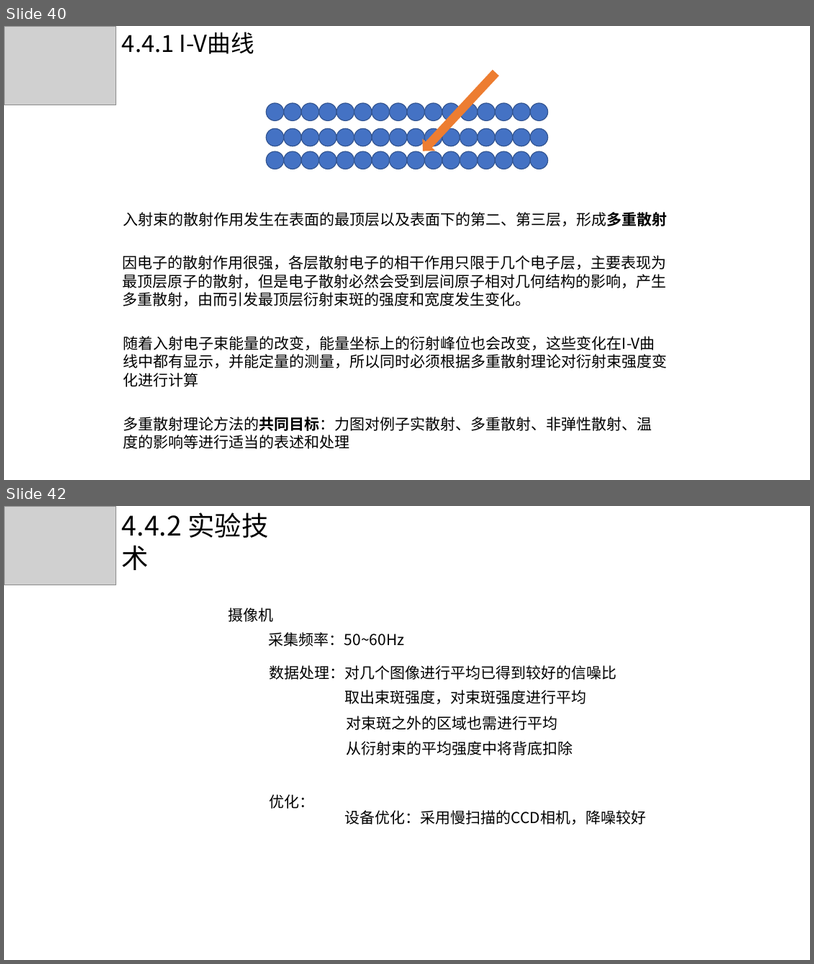
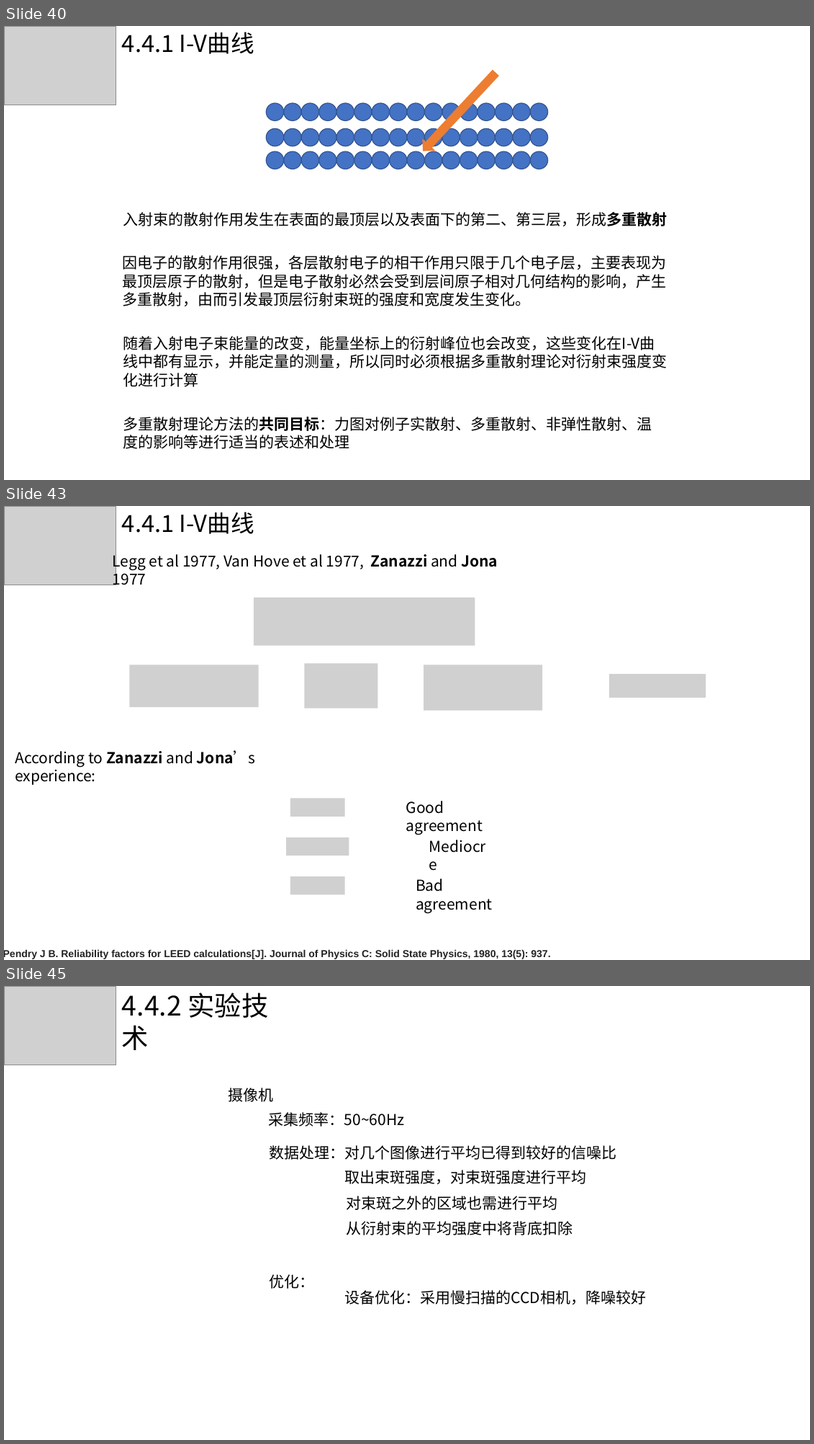
Before and after one commit to DreamBoatOve/gitTest, a slide deck: Lessons/材料的表面与界面/group_presentation/slices/第四小组_0529_16.pptx. Shown one above the other, each under a label of ours: slides 40 and 42 before the commit, slides 40, 43 and 45 after it; the slides between them are not shown. The pictures are 814x964 and 814x1444 pixels, drawn with LibreOffice and Linux fonts; fonts in the diff are those of the drawing; grey boxes stand for pictures. Boxes give left, top, right and bottom in pixels: in the first picture for what was removed or moved away, otherwise in the second. Text is boxed around its words. In the diff, an @@ line names an element or a change of style, - is before the commit and + after.

```diff
--- a/Lessons/材料的表面与界面/group_presentation/slices/第四小组_0529_16.pptx
+++ b/Lessons/材料的表面与界面/group_presentation/slices/第四小组_0529_16.pptx
@@ slide 43 added at (4, 506, 810, 960), background #FFFFFF @@
@@ picture added at (4, 506, 116, 584) @@
@@ text added at (122, 512, 255, 534), 28 pt, text #000000 @@
+4.4.1 I-V曲线
@@ text added at (113, 551, 498, 585), 18 pt, text #000000 @@
+Legg et al 1977, Van Hove et al 1977, Zanazzi and Jona 1977
@@ picture added at (254, 597, 476, 645) @@
@@ picture added at (130, 664, 259, 707) @@
@@ picture added at (305, 663, 378, 708) @@
@@ picture added at (424, 664, 543, 710) @@
@@ picture added at (610, 674, 706, 698) @@
@@ text added at (15, 750, 256, 785), 18 pt, text #000000 @@
+According to Zanazzi and Jona’s experience:
@@ picture added at (291, 798, 345, 816) @@
@@ text added at (406, 800, 484, 834), 18 pt, text #000000 @@
+Good agreement
@@ picture added at (286, 837, 350, 855) @@
@@ text added at (424, 834, 498, 858), 18 pt, text #000000 @@
+Mediocre
@@ picture added at (291, 876, 345, 894) @@
@@ text added at (416, 878, 493, 913), 18 pt, text #000000 @@
+Bad agreement
@@ text added at (4, 950, 550, 959), 12 pt, text #222222, bold @@
+Pendry J B. Reliability factors for LEED calculations[J]. Journal of Physics C: Solid State Physics, 1980, 13(5): 937.
@@ what was slide 42 is now slide 45 @@
```
Also in this commit, not shown: 1 slide changed, 2 other slides added, 11 other files.
